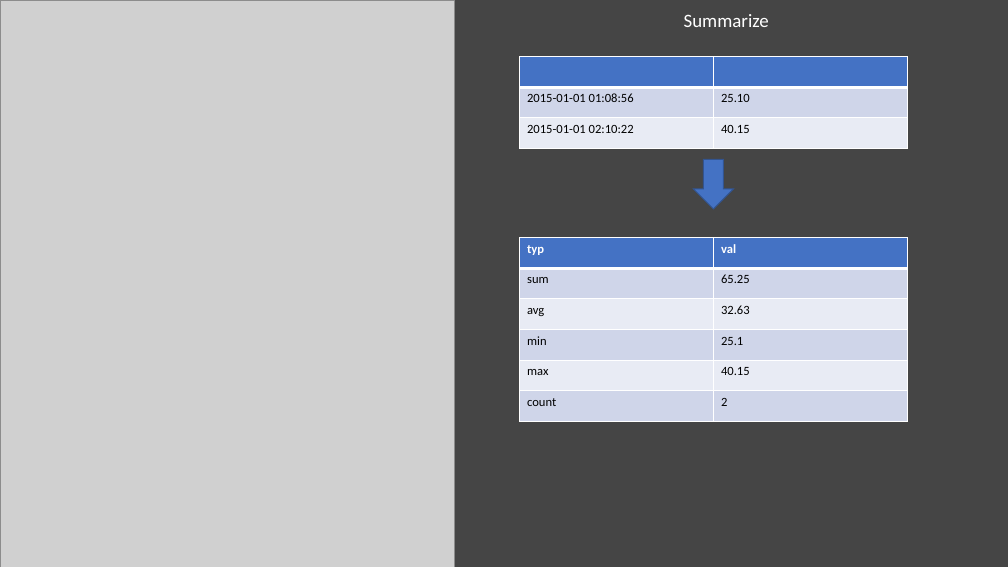
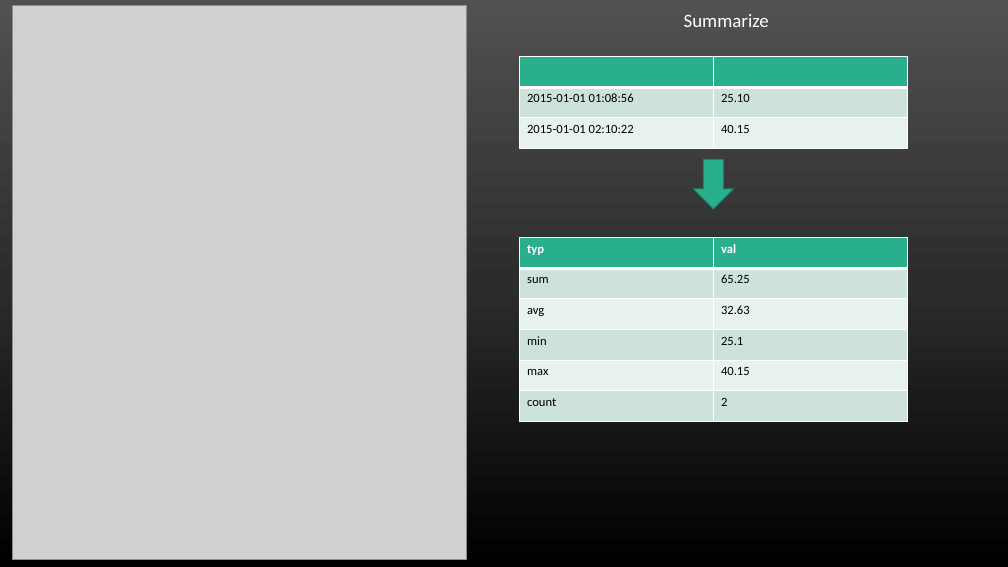
Before and after one commit to hpcc-systems/HPCC-ECL-Training, a slide deck: slide 2 of CheatSheet/ppt/CheatSheet.pptx. Drawn at 1008x567 pixels with LibreOffice and Linux fonts; fonts in the diff are those of the drawing; grey boxes stand for pictures. Boxes give left, top, right and bottom in pixels: in the first picture for what was removed or moved away, otherwise in the second. Text is boxed around its words. In the diff, an @@ line names an element or a change of style, - is before the commit and + after.

```diff
--- a/CheatSheet/ppt/CheatSheet.pptx
+++ b/CheatSheet/ppt/CheatSheet.pptx
@@ background #454545 to gradient #515151 to #2E2E2E to #000000 @@
@@ picture: place and size @@
-picture at [0, 0, 454, 567]
+picture at [12, 5, 467, 560]
@@ table at [520, 57, 908, 149] @@
@@ fill #4472C4 to #29AF8C in row 1 @@
@@ fill #CFD5EA to #CDE3DA in row 2 @@
@@ fill #E9EBF5 to #E8F2EE in row 3 @@
@@ down arrow at [693, 160, 734, 209]: fill #4472C4 to #29AF8C; outline #325491 1 pt to #1E8168 1 pt @@
@@ table at [520, 237, 908, 421] @@
@@ fill #4472C4 to #29AF8C in row 1 @@
@@ fill #CFD5EA to #CDE3DA in 6 cells @@
@@ fill #E9EBF5 to #E8F2EE in 4 cells @@
```
Also in this commit, not shown: 1 other slide changed, 2 other files.
